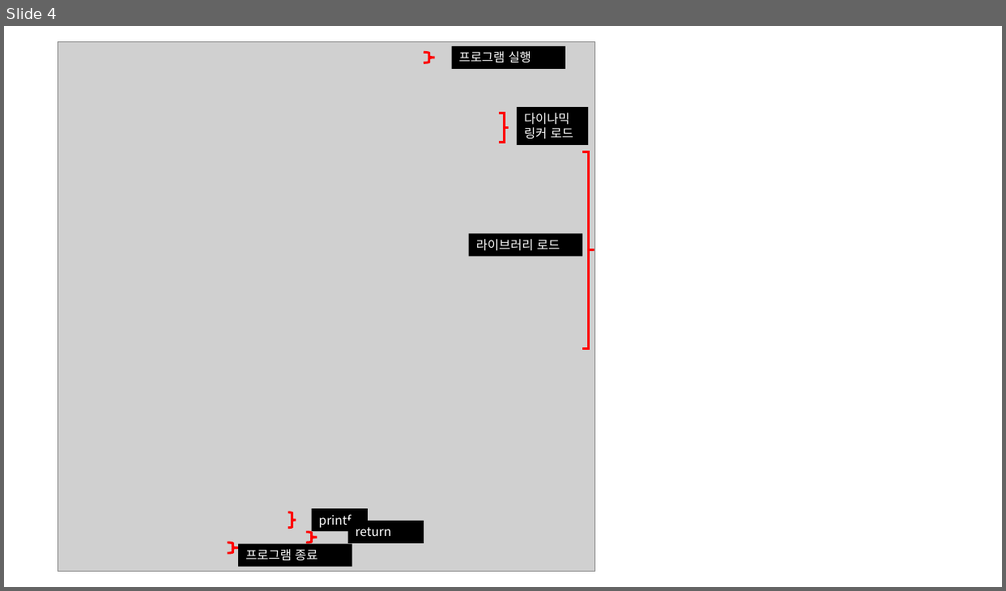
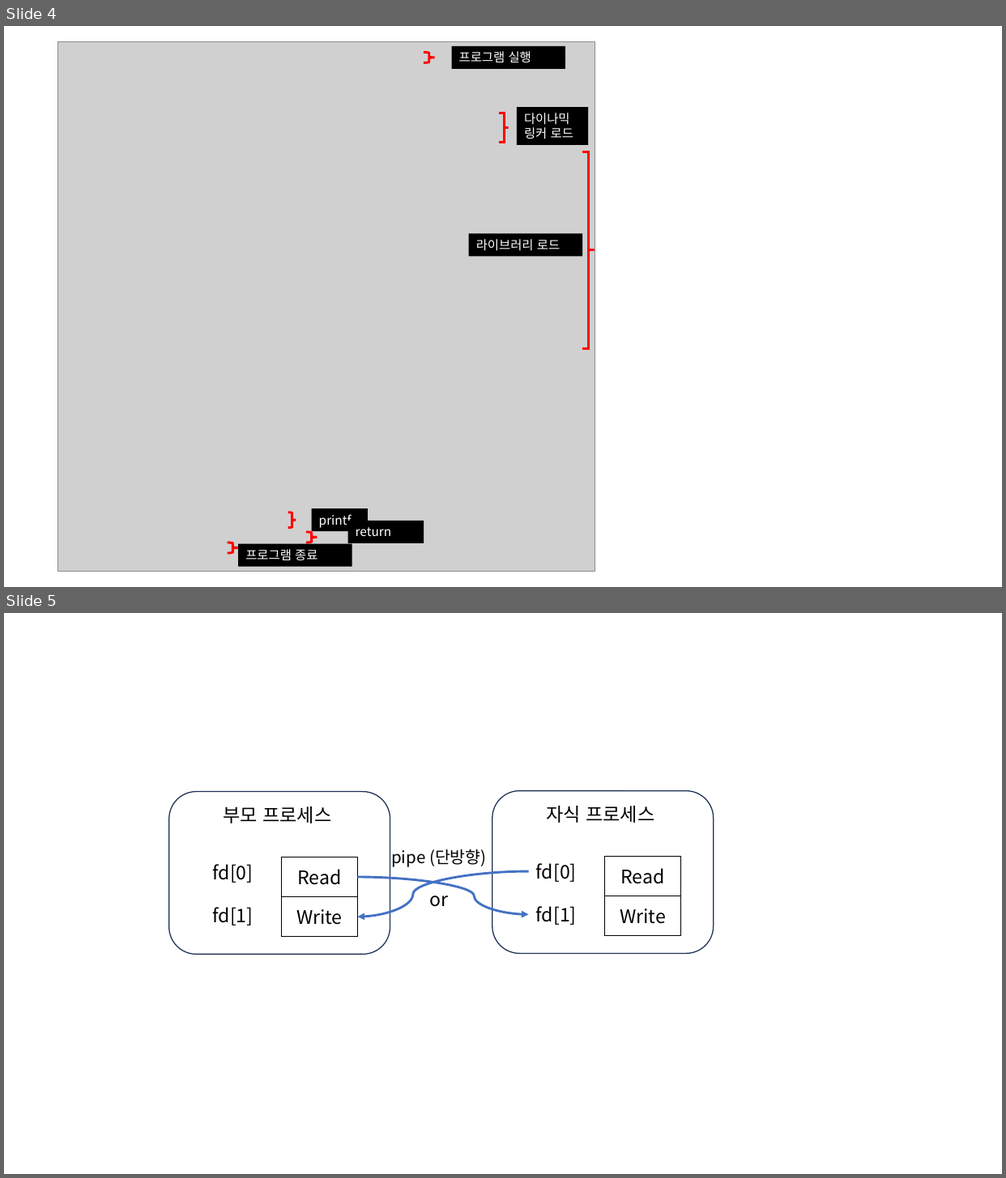
Before and after one commit to y2gon2/y2gon2.github.io, a slide deck: _site/assets/docu/genserver.pptx. Shown one above the other, each under a label of ours: slide 4 before the commit, slides 4 and 5 after it. The pictures are 1006x591 and 1006x1178 pixels, drawn with LibreOffice and Linux fonts; fonts in the diff are those of the drawing; grey boxes stand for pictures. Boxes give left, top, right and bottom in pixels: in the first picture for what was removed or moved away, otherwise in the second. Text is boxed around its words. In the diff, an @@ line names an element or a change of style, - is before the commit and + after.

```diff
--- a/_site/assets/docu/genserver.pptx
+++ b/_site/assets/docu/genserver.pptx
@@ slide 5 added at box(4, 613, 1002, 1174), background #FFFFFF @@
@@ rounded rectangle added at box(169, 792, 390, 954), outline #1E3256 1 pt @@
@@ text added at box(223, 807, 331, 824), 18 pt, text #000000 @@
+부모 프로세스
@@ rounded rectangle added at box(492, 791, 713, 954), outline #1E3256 1 pt @@
@@ text added at box(546, 806, 654, 823), 18 pt, text #000000 @@
+자식 프로세스
@@ text added at box(391, 850, 486, 867), 16 pt, text #000000 @@
+pipe (단방향)
@@ text added at box(213, 864, 253, 883), 18 pt, text #000000 @@
+fd[0]
@@ rectangle added at box(282, 857, 358, 897), outline #000000 1 pt, 18 pt, text #000000 @@
+Read
@@ curved arrow added from (357, 877) to (529, 914), #4472C4 2.25 pt @@
@@ curved arrow added from (529, 871) to (357, 917), #4472C4 2.25 pt @@
@@ text added at box(536, 863, 577, 882), 18 pt, text #000000 @@
+fd[0]
@@ rectangle added at box(605, 856, 681, 896), outline #000000 1 pt, 18 pt, text #000000 @@
+Read
@@ rectangle added at box(282, 897, 358, 936), outline #000000 1 pt, 18 pt, text #000000 @@
+Write
@@ text added at box(429, 896, 448, 907), 18 pt, text #000000 @@
+or
@@ rectangle added at box(605, 896, 681, 935), outline #000000 1 pt, 18 pt, text #000000 @@
+Write
@@ text added at box(213, 907, 253, 926), 18 pt, text #000000 @@
+fd[1]
@@ text added at box(536, 906, 577, 925), 18 pt, text #000000 @@
+fd[1]
```
Also in this commit, not shown: 1 other slide added, 53 other files.
